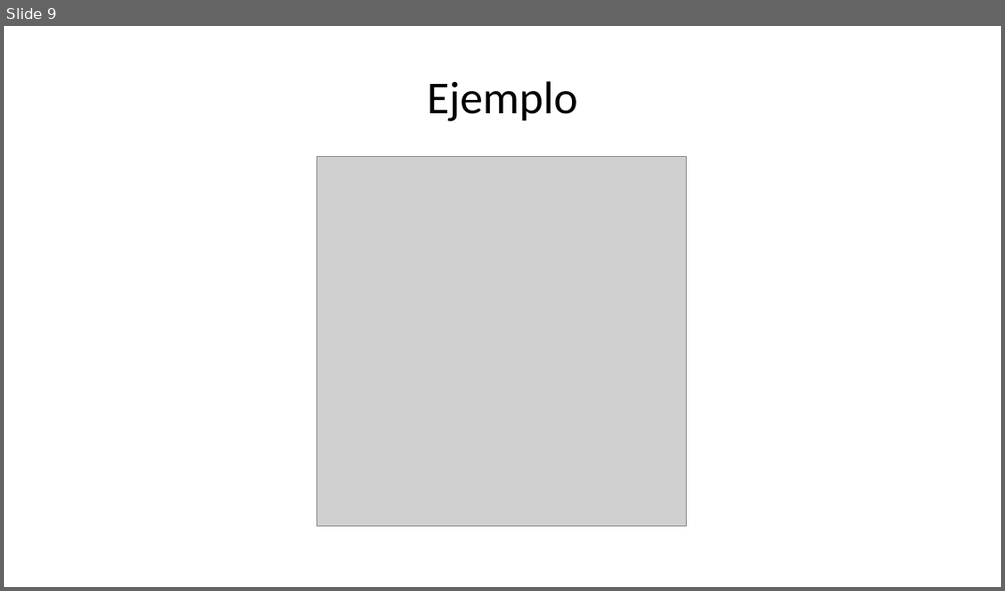
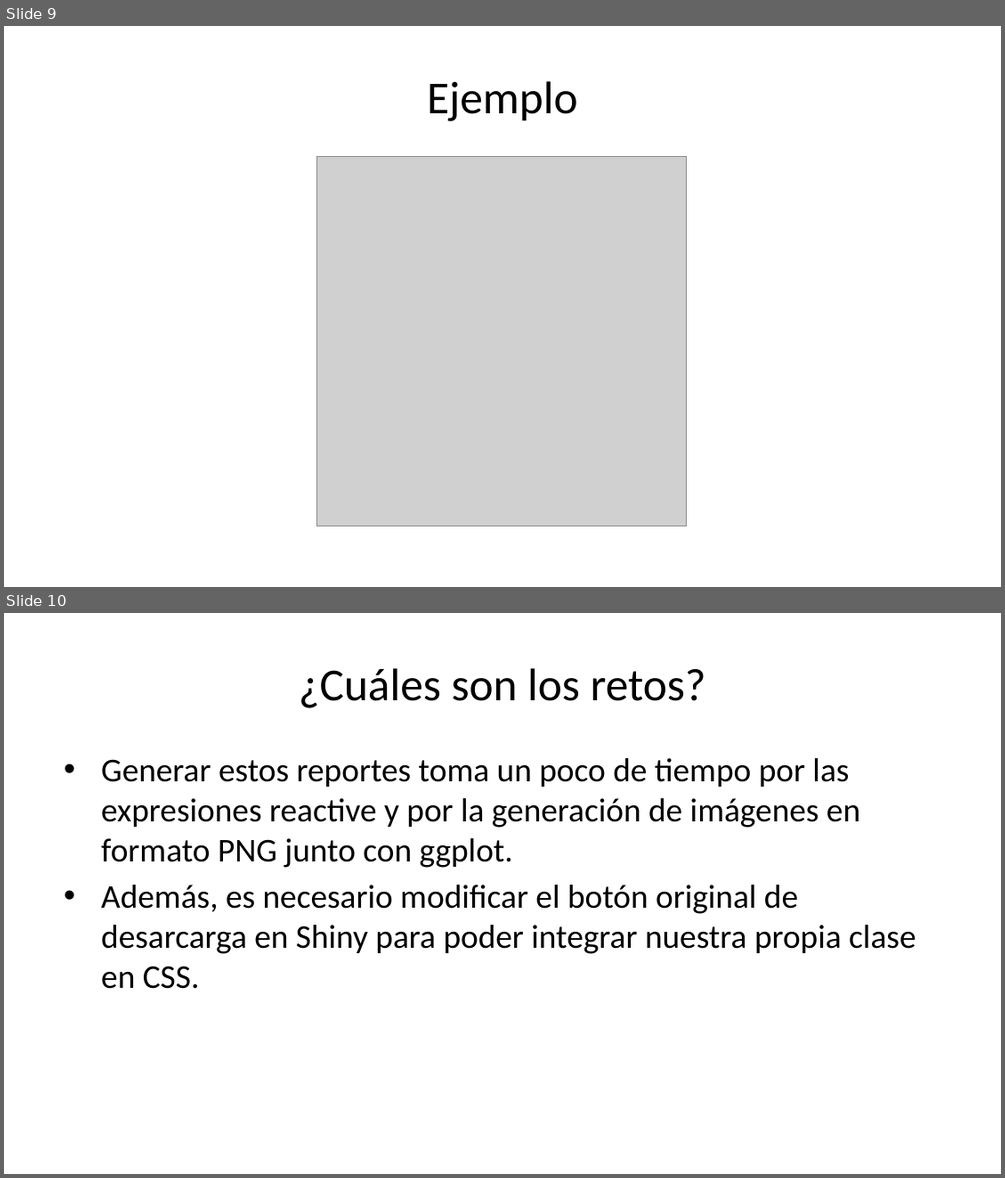
Before and after one commit to datacivica/ppt-huelladecuidados-LatinR, a slide deck: ppt-LatinR.pptx. Shown one above the other, each under a label of ours: slide 9 before the commit, slides 9 and 10 after it. The pictures are 1005x591 and 1005x1178 pixels, drawn with LibreOffice and Linux fonts; fonts in the diff are those of the drawing; grey boxes stand for pictures. Boxes give left, top, right and bottom in pixels: in the first picture for what was removed or moved away, otherwise in the second. Text is boxed around its words. In the diff, an @@ line names an element or a change of style, - is before the commit and + after.

```diff
--- a/ppt-LatinR.pptx
+++ b/ppt-LatinR.pptx
@@ slide 10 added at [4, 613, 1001, 1174], background #FFFFFF @@
@@ title added at [299, 668, 706, 708], 33 pt, text #000000 @@
+¿Cuáles son los retos?
@@ text added at [101, 758, 915, 989], 24 pt, text #000000 @@
+• Generar estos reportes toma un poco de tiempo por las expresiones reactive y por la generación de imágenes en formato PNG junto con ggplot.
+• Además, es necesario modificar el botón original de desarcarga en Shiny para poder integrar nuestra propia clase en CSS.
```
Also in this commit, not shown: 1 slide changed, 2 other files.
